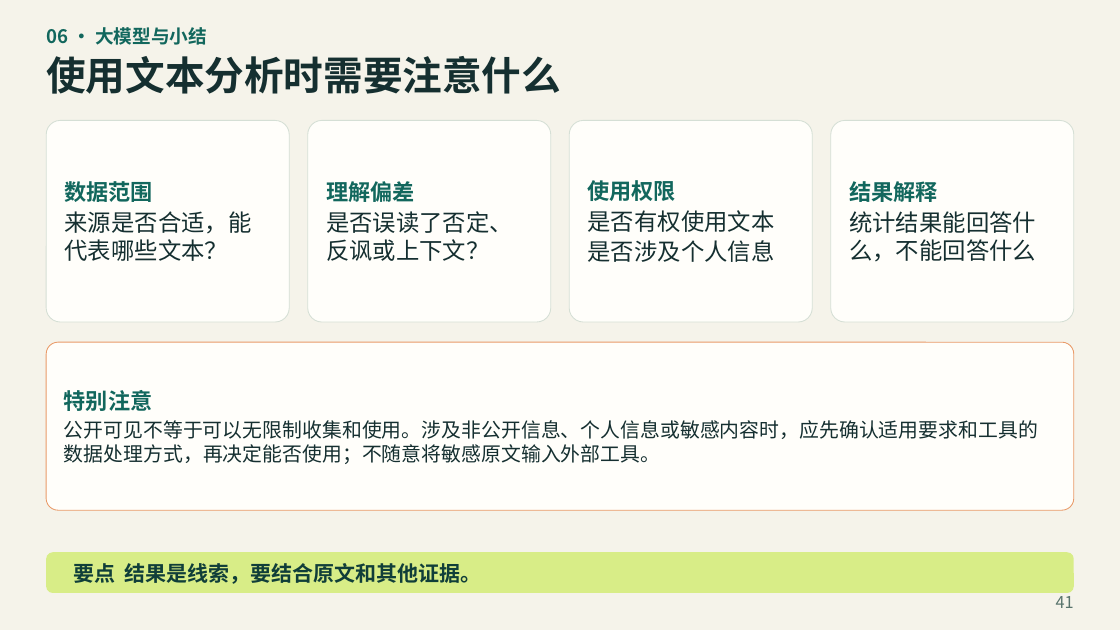
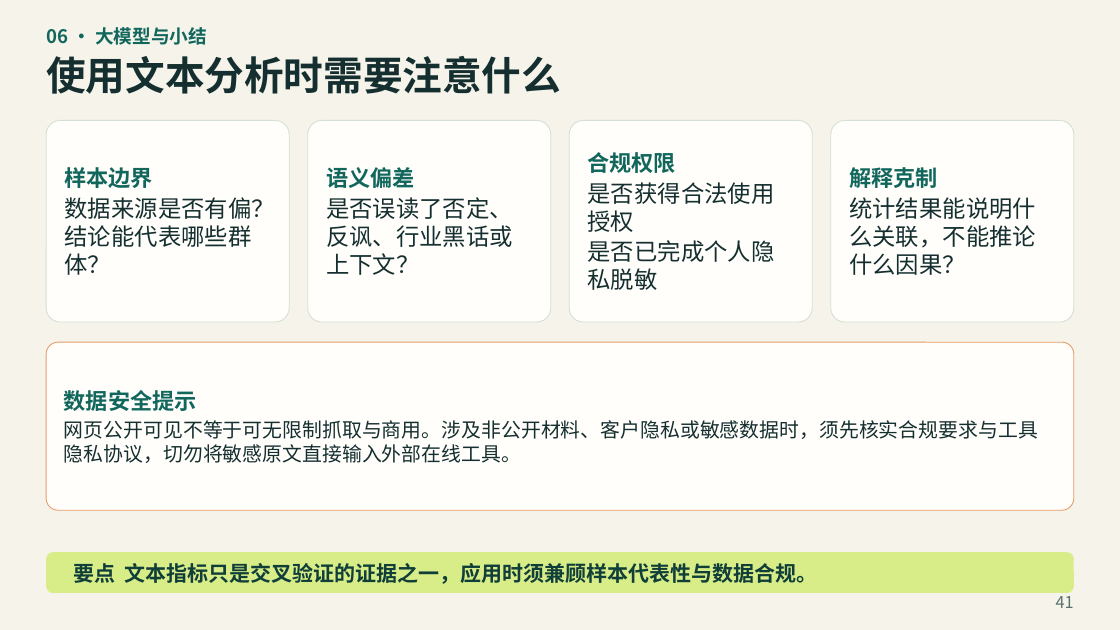
Before and after one commit to jefeerzhang/jefeerzhang.github.io, a slide deck: slide 41 of courses/big-data-finance/text-analysis/文本分析教学PPT.pptx. Drawn at 1120x630 pixels with LibreOffice and Linux fonts; fonts in the diff are those of the drawing. Boxes give left, top, right and bottom in pixels: in the first picture for what was removed or moved away, otherwise in the second. Text is boxed around its words. In the diff, an @@ line names an element or a change of style, - is before the commit and + after.

Commit message:
fix(文本分析): 修正课件概念与互动演示
纠正主题模型、词频和金融文献的表述，修复互动页关键词按钮，并同步课件 PDF 与 PPTX。

```diff
--- a/courses/big-data-finance/text-analysis/文本分析教学PPT.pptx
+++ b/courses/big-data-finance/text-analysis/文本分析教学PPT.pptx
@@ text in rounded rectangle at (x1=65, y1=167, x2=275, y2=275): text changed @@
-数据范围
-来源是否合适，能代表哪些文本？
+样本边界
+数据来源是否有偏？结论能代表哪些群体？
@@ text in rounded rectangle at (x1=326, y1=167, x2=513, y2=275): text changed @@
-理解偏差
-是否误读了否定、反讽或上下文？
+语义偏差
+是否误读了否定、反讽、行业黑话或上下文？
@@ text in rounded rectangle at (x1=588, y1=152, x2=775, y2=290): text changed @@
-使用权限
-是否有权使用文本
-是否涉及个人信息
+合规权限
+是否获得合法使用授权
+是否已完成个人隐私脱敏
@@ text in rounded rectangle at (x1=849, y1=167, x2=1036, y2=275): text changed @@
-结果解释
-统计结果能回答什么，不能回答什么
+解释克制
+统计结果能说明什么关联，不能推论什么因果？
@@ text in rounded rectangle at (x1=64, y1=390, x2=1038, y2=463): text changed @@
-特别注意
-公开可见不等于可以无限制收集和使用。涉及非公开信息、个人信息或敏感内容时，应先确认适用要求和工具的数据处理方式，再决定能否使用；不随意将敏感原文输入外部工具。
+数据安全提示
+网页公开可见不等于可无限制抓取与商用。涉及非公开材料、客户隐私或敏感数据时，须先核实合规要求与工具隐私协议，切勿将敏感原文直接输入外部在线工具。
@@ text in rounded rectangle at (x1=73, y1=563, x2=818, y2=584): text changed @@
-要点 结果是线索，要结合原文和其他证据。
+要点 文本指标只是交叉验证的证据之一，应用时须兼顾样本代表性与数据合规。
```
Also in this commit, not shown: 40 other slides changed, 3 other files.
